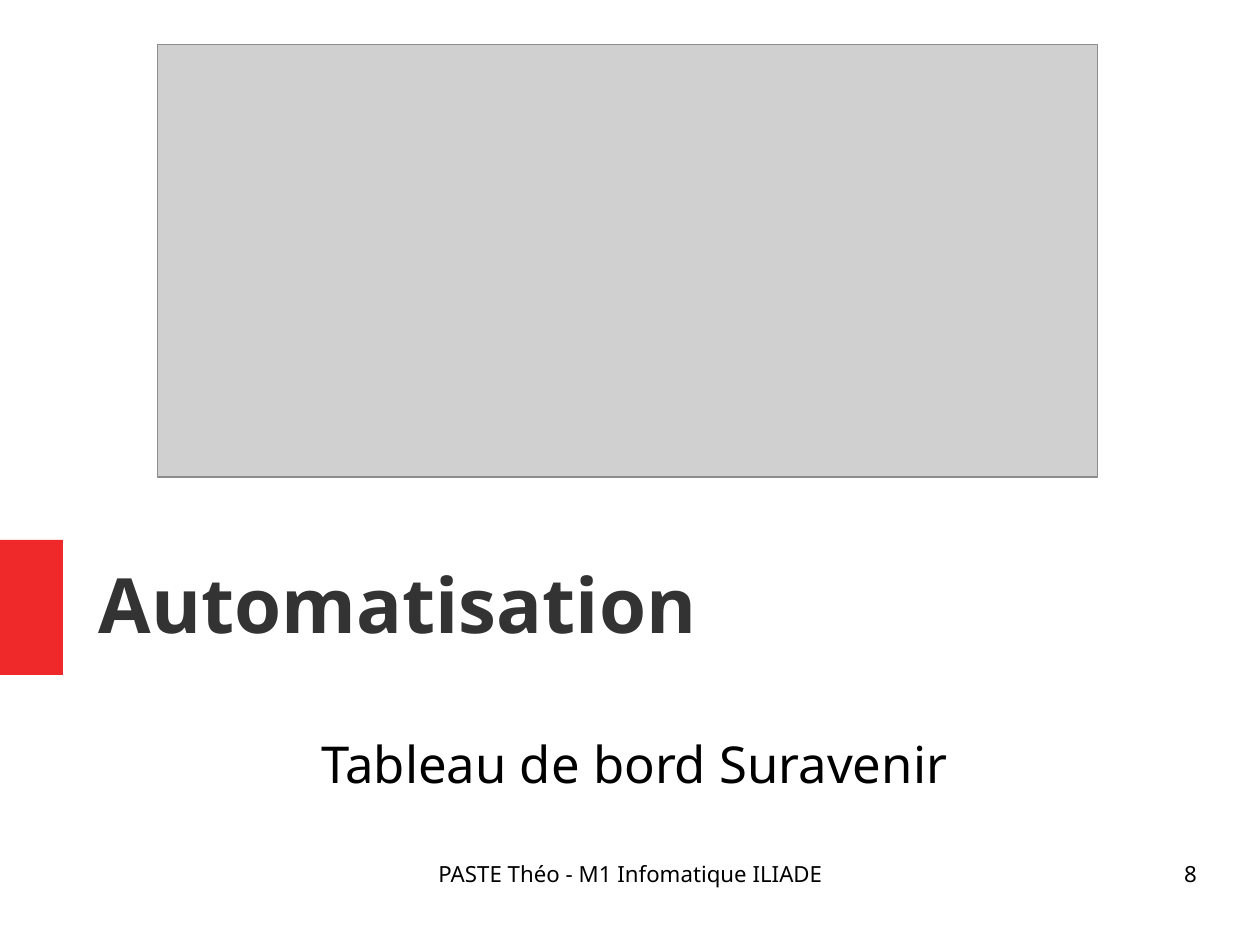
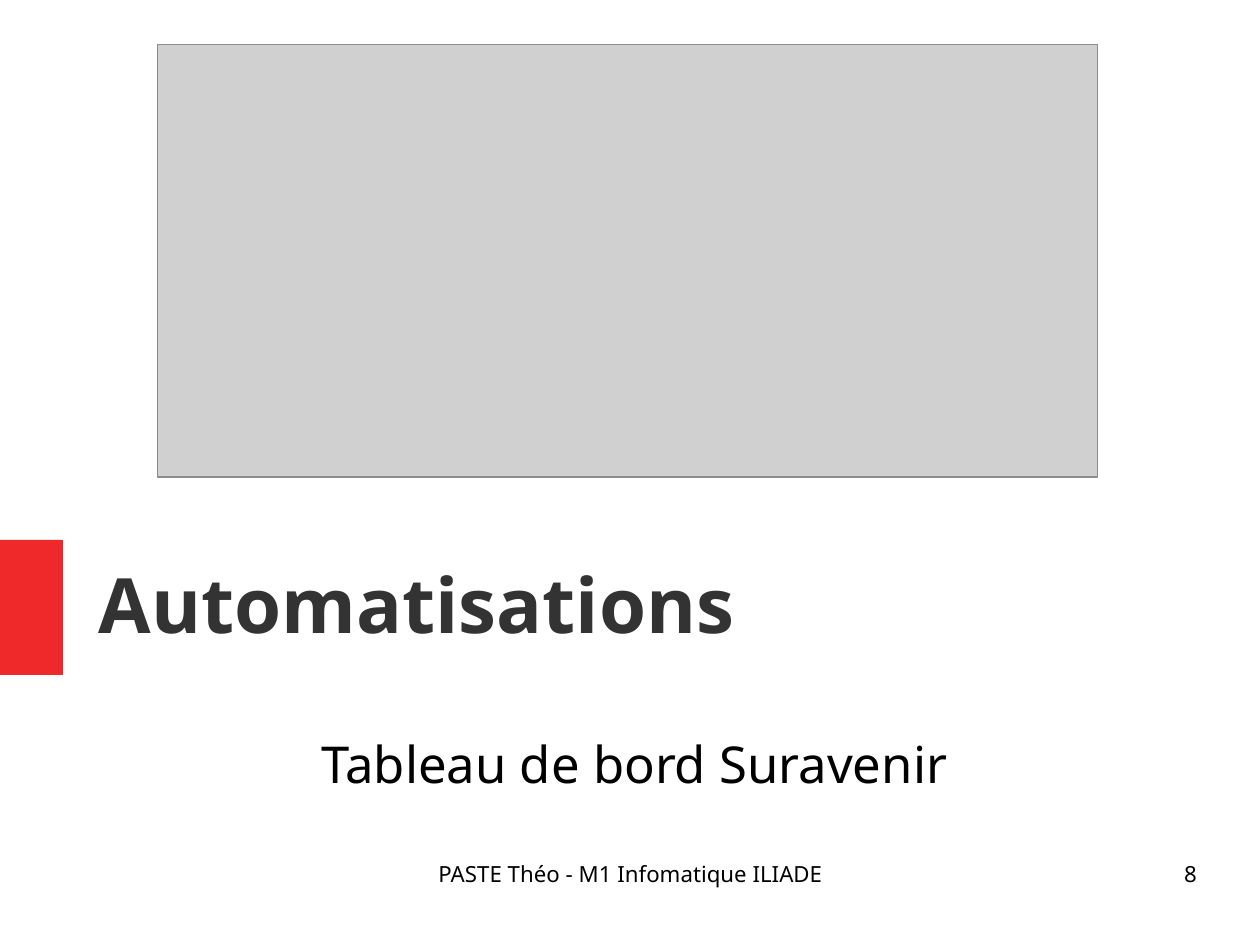
Before and after one commit to Narrateur/Rapport_de_Stage_M1, a slide deck: slide 8 of .gitbook/assets/Presentation_PASTE_Theo.odp. Drawn at 1260x945 pixels with LibreOffice and Linux fonts; fonts in the diff are those of the drawing; grey boxes stand for pictures. Boxes give left, top, right and bottom in pixels: in the first picture for what was removed or moved away, otherwise in the second. Text is boxed around its words. In the diff, an @@ line names an element or a change of style, - is before the commit and + after.

```diff
--- a/.gitbook/assets/Presentation_PASTE_Theo.odp
+++ b/.gitbook/assets/Presentation_PASTE_Theo.odp
@@ title at [99, 575, 734, 634]: text changed @@
-Automatisation
+Automatisations
```
Also in this commit, not shown: 4 other slides changed, 3 other files.
